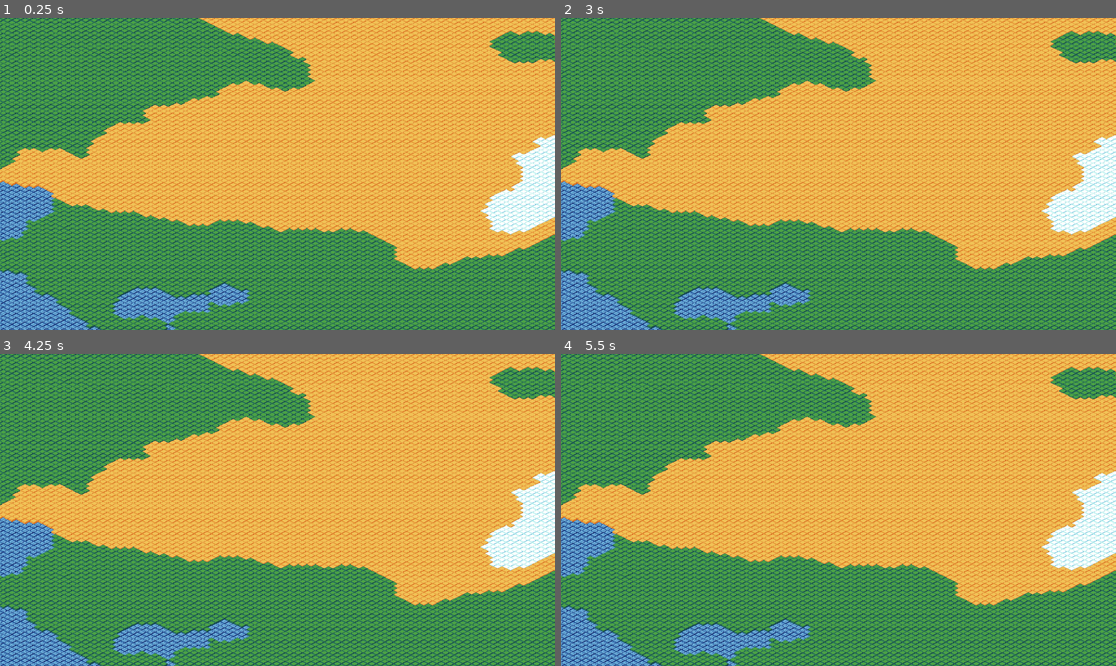
Above: before the commit, frames 1-4 (two rows, left to right).
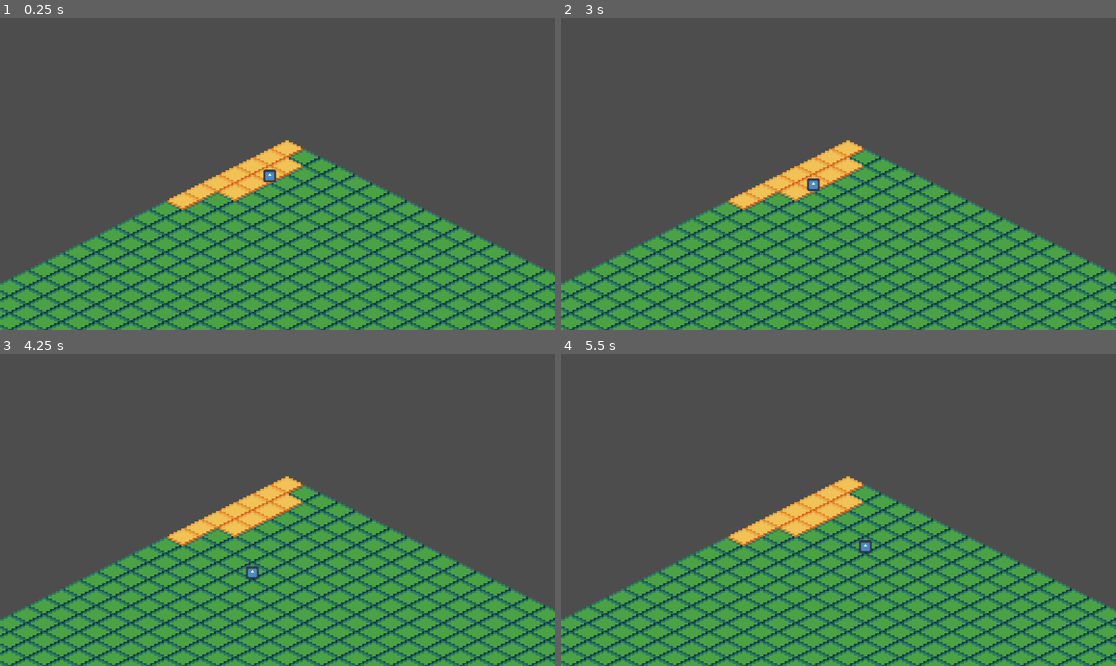
Above: after the commit, the same moments.

Repository: KirchnerT/Click-RPG
Game: Godot game, scene res://test_world.tscn
Two runs of this game, one before a commit and one after it. Both use one fixed random seed, a clock stepped at 60 frames per second and the inputs below. The engine's default icon, where the game draws it, is replaced by a stand-in: a white triangle on a blue panel in a dark square.
Inputs (mouse positions are in pixels of both pictures, inside the frame that each line leads up to):
- Up to frame 1 (0.25 s): no input
- Up to frame 2 (3 s): tap Enter at 0.5, 2 s; move the mouse to (960, 158) at 0.52 s; click (960, 158) at 0.67 s; tap Space at 1.25, 2.75 s; move the mouse to (727, 189) at 1.27 s; click (727, 189) at 1.42 s; move the mouse to (894, 105) at 2.02 s; click (894, 105) at 2.17 s; move the mouse to (810, 236) at 2.77 s; click (810, 236) at 2.92 s
- Up to frame 3 (4.25 s): move the mouse to (444, 556) at 3.52 s; click (444, 556) at 3.67 s
- Up to frame 4 (5.5 s): tap Enter at 4.25 s; move the mouse to (672, 463) at 4.27 s; click (672, 463) at 4.42 s; tap Space at 5 s; move the mouse to (866, 510) at 5.02 s; click (866, 510) at 5.17 s

The runs differ from the first frame. In frame 1, 88% of the frame differs, in the area x 0-100%, y 0-100%; in frame 2, 88%; in frame 3, 88%; in frame 4, 88%.

Commit message:
Added jank Player movement

Diff:
--- a/character.gd
+++ b/character.gd
@@ -1,7 +1,5 @@
+class_name Player
 extends CharacterBody2D
 
-
-
-func _on_movement_component_update_velocity(_velocity: Vector2) -> void:
-	velocity = velocity.move_toward(_velocity, 100)
-	move_and_slide()
+func move_to(target_pos: Vector2) -> void:
+	self.global_position = target_pos
--- a/character.tscn
+++ b/character.tscn
@@ -1,29 +1,17 @@
-[gd_scene load_steps=5 format=3 uid="uid://c6mtgdysg6x7h"]
+[gd_scene load_steps=4 format=3 uid="uid://c6mtgdysg6x7h"]
 
 [ext_resource type="Texture2D" uid="uid://dcgxm2qjqieuo" path="res://icon.svg" id="1_pjt0s"]
 [ext_resource type="Script" uid="uid://dsvmogmy4lka4" path="res://character.gd" id="1_wa5vi"]
-[ext_resource type="Script" uid="uid://cxvq64evtcdcx" path="res://movement_component.gd" id="2_wa5vi"]
 
 [sub_resource type="CircleShape2D" id="CircleShape2D_wfnr8"]
-radius = 74.0068
+radius = 4.12311
 
 [node name="Character" type="CharacterBody2D"]
 script = ExtResource("1_wa5vi")
 
 [node name="Sprite2D" type="Sprite2D" parent="."]
+scale = Vector2(0.05, 0.05)
 texture = ExtResource("1_pjt0s")
 
 [node name="CollisionShape2D" type="CollisionShape2D" parent="."]
 shape = SubResource("CircleShape2D_wfnr8")
-
-[node name="MovementComponent" type="Node2D" parent="."]
-script = ExtResource("2_wa5vi")
-
-[node name="NavigationAgent2D" type="NavigationAgent2D" parent="MovementComponent"]
-avoidance_enabled = true
-radius = 1.0
-max_speed = 1052.38
-debug_enabled = true
-
-[connection signal="update_velocity" from="MovementComponent" to="." method="_on_movement_component_update_velocity"]
-[connection signal="velocity_computed" from="MovementComponent/NavigationAgent2D" to="MovementComponent" method="_on_navigation_agent_2d_velocity_computed"]
--- /dev/null
+++ b/test_world.gd
@@ -0,0 +1,28 @@
+extends Node2D
+
+@onready var character: Player = $Character
+@onready var tile_map_manager: TileMapManager = $TileMapManager
+@onready var movement_line: Line2D = Line2D.new()
+
+var is_moving: bool = false
+
+func _ready() -> void:
+	# Populate tile map with characters and structures
+	character.global_position = tile_map_manager.get_world_pos_from_tile_coords(Vector2(1,2))
+
+func _input(event):
+	if (event is InputEventMouseButton && event.is_pressed() && event.button_index == MOUSE_BUTTON_LEFT) && !is_moving:
+		var mouse_pos: Vector2i = tile_map_manager.get_tile_coords_from_world_pos(get_global_mouse_position())
+		if tile_map_manager.used_cells.has(mouse_pos):
+			var player_pos_in_map: Vector2i = tile_map_manager.get_tile_coords_from_world_pos(character.global_position)
+			tile_map_manager._get_path(player_pos_in_map, mouse_pos)
+			move()
+
+func move():
+	is_moving = true
+
+	for p in tile_map_manager.path:
+		character.move_to(tile_map_manager.get_world_pos_from_tile_coords(p))
+		await get_tree().create_timer(0.1).timeout
+
+	is_moving = false
--- a/test_world.tscn
+++ b/test_world.tscn
@@ -1,8 +1,10 @@
-[gd_scene load_steps=7 format=3 uid="uid://ip63g3h7esvf"]
+[gd_scene load_steps=9 format=3 uid="uid://ip63g3h7esvf"]
 
 [ext_resource type="Script" uid="uid://fknnyln28xqa" path="res://tile_map_manager.gd" id="1_1lwx6"]
+[ext_resource type="Script" uid="uid://y6tqjb57djnd" path="res://test_world.gd" id="1_lf0gk"]
 [ext_resource type="Texture2D" uid="uid://bm6n1h5exu17o" path="res://TiynBlocks_1.1/TinyBlock_innerLine/tinyBlocks_1.1update.png" id="2_dsnr4"]
 [ext_resource type="Texture2D" uid="uid://difp5jhdwa0pm" path="res://TiynBlocks_1.1/TinyBlock_innerLine/tinyBlocks.png" id="3_lf0gk"]
+[ext_resource type="PackedScene" uid="uid://c6mtgdysg6x7h" path="res://character.tscn" id="4_dsnr4"]
 
 [sub_resource type="TileSetAtlasSource" id="TileSetAtlasSource_cnaw2"]
 texture = ExtResource("2_dsnr4")
@@ -53,8 +55,6 @@
 4:2/0/texture_origin = Vector2i(0, -4)
 5:2/0 = 0
 5:2/0/texture_origin = Vector2i(0, -4)
-5:3/0 = 0
-5:3/0/texture_origin = Vector2i(0, -4)
 5:4/0 = 0
 5:4/0/texture_origin = Vector2i(0, -4)
 5:5/0 = 0
@@ -138,8 +138,6 @@
 7:2/0/texture_origin = Vector2i(0, -4)
 8:2/0 = 0
 8:2/0/texture_origin = Vector2i(0, -4)
-9:2/0 = 0
-9:2/0/texture_origin = Vector2i(0, -4)
 0:3/0 = 0
 0:3/0/texture_origin = Vector2i(0, -4)
 1:3/0 = 0
@@ -158,8 +156,6 @@
 7:3/0/texture_origin = Vector2i(0, -4)
 8:3/0 = 0
 8:3/0/texture_origin = Vector2i(0, -4)
-9:3/0 = 0
-9:3/0/texture_origin = Vector2i(0, -4)
 0:4/0 = 0
 0:4/0/texture_origin = Vector2i(0, -4)
 1:4/0 = 0
@@ -212,8 +208,6 @@
 6:6/0/texture_origin = Vector2i(0, -4)
 7:6/0 = 0
 7:6/0/texture_origin = Vector2i(0, -4)
-8:6/0 = 0
-8:6/0/texture_origin = Vector2i(0, -4)
 0:7/0 = 0
 0:7/0/texture_origin = Vector2i(0, -4)
 1:7/0 = 0
@@ -230,8 +224,6 @@
 6:7/0/texture_origin = Vector2i(0, -4)
 7:7/0 = 0
 7:7/0/texture_origin = Vector2i(0, -4)
-8:7/0 = 0
-8:7/0/texture_origin = Vector2i(0, -4)
 0:8/0 = 0
 0:8/0/texture_origin = Vector2i(0, -4)
 1:8/0 = 0
@@ -246,8 +238,6 @@
 5:8/0/texture_origin = Vector2i(0, -4)
 6:8/0 = 0
 6:8/0/texture_origin = Vector2i(0, -4)
-7:8/0 = 0
-7:8/0/texture_origin = Vector2i(0, -4)
 8:8/0 = 0
 8:8/0/texture_origin = Vector2i(0, -4)
 0:9/0 = 0
@@ -264,98 +254,8 @@
 5:9/0/texture_origin = Vector2i(0, -4)
 6:9/0 = 0
 6:9/0/texture_origin = Vector2i(0, -4)
-7:9/0 = 0
-7:9/0/texture_origin = Vector2i(0, -4)
 8:9/0 = 0
 8:9/0/texture_origin = Vector2i(0, -4)
-0:10/0 = 0
-1:10/0 = 0
-2:10/0 = 0
-3:10/0 = 0
-4:10/0 = 0
-5:10/0 = 0
-6:10/0 = 0
-7:10/0 = 0
-8:10/0 = 0
-0:11/0 = 0
-1:11/0 = 0
-2:11/0 = 0
-3:11/0 = 0
-4:11/0 = 0
-5:11/0 = 0
-6:11/0 = 0
-7:11/0 = 0
-8:11/0 = 0
-0:12/0 = 0
-1:12/0 = 0
-2:12/0 = 0
-3:12/0 = 0
-4:12/0 = 0
-5:12/0 = 0
-6:12/0 = 0
-7:12/0 = 0
-0:13/0 = 0
-1:13/0 = 0
-2:13/0 = 0
-3:13/0 = 0
-4:13/0 = 0
-5:13/0 = 0
-6:13/0 = 0
-7:13/0 = 0
-0:14/0 = 0
-1:14/0 = 0
-2:14/0 = 0
-3:14/0 = 0
-4:14/0 = 0
-5:14/0 = 0
-6:14/0 = 0
-7:14/0 = 0
-9:14/0 = 0
-0:15/0 = 0
-1:15/0 = 0
-2:15/0 = 0
-3:15/0 = 0
-4:15/0 = 0
-5:15/0 = 0
-6:15/0 = 0
-7:15/0 = 0
-9:15/0 = 0
-0:16/0 = 0
-1:16/0 = 0
-2:16/0 = 0
-3:16/0 = 0
-4:16/0 = 0
-5:16/0 = 0
-6:16/0 = 0
-8:16/0 = 0
-9:16/0 = 0
-0:17/0 = 0
-1:17/0 = 0
-2:17/0 = 0
-3:17/0 = 0
-4:17/0 = 0
-5:17/0 = 0
-6:17/0 = 0
-8:17/0 = 0
-9:17/0 = 0
-0:18/0 = 0
-1:18/0 = 0
-2:18/0 = 0
-3:18/0 = 0
-4:18/0 = 0
-5:18/0 = 0
-6:18/0 = 0
-8:18/0 = 0
-9:18/0 = 0
-0:19/0 = 0
-1:19/0 = 0
-2:19/0 = 0
-3:19/0 = 0
-4:19/0 = 0
-5:19/0 = 0
-6:19/0 = 0
-8:19/0 = 0
-9:19/0 = 0
 9:7/0 = 0
 9:7/0/texture_origin = Vector2i(0, -4)
 9:8/0 = 0
@@ -374,9 +274,14 @@
 sources/1 = SubResource("TileSetAtlasSource_kt6p6")
 
 [node name="TestWorld" type="Node2D"]
+script = ExtResource("1_lf0gk")
+
+[node name="Camera2D" type="Camera2D" parent="."]
+position = Vector2(169, 137)
+zoom = Vector2(4, 4)
 
 [node name="TileMapManager" type="Node2D" parent="."]
-position = Vector2(538, -472)
+position = Vector2(165, 120)
 script = ExtResource("1_1lwx6")
 biome_tiles = {
 "Forest": Vector2i(0, 1),
@@ -387,3 +292,6 @@
 
 [node name="TerrainLayer" type="TileMapLayer" parent="TileMapManager"]
 tile_set = SubResource("TileSet_uu1iw")
+
+[node name="Character" parent="." instance=ExtResource("4_dsnr4")]
+position = Vector2(113, 130)
--- a/tile_map_manager.gd
+++ b/tile_map_manager.gd
@@ -1,3 +1,4 @@
+class_name TileMapManager
 extends Node2D
 
 const CHUNK_SIZE = 32
@@ -8,6 +9,12 @@
 const NOISE_SCALE = 0.01
 
 @onready var terrain_layer: TileMapLayer = $TerrainLayer
+
+
+@onready var astar = AStar2D.new()
+@onready var used_cells: Array[Vector2i]
+var path: PackedVector2Array
+
 
 @export var biome_tiles: Dictionary
 
@@ -29,6 +36,36 @@
 	_initialize_noise()
 	_generate_all_chunks()
 	_render_chunks()
+
+	# AStar Stuff
+	used_cells = terrain_layer.get_used_cells()
+	_add_points()
+	_connect_points()
+
+func _add_points():
+	for cell in used_cells:
+		astar.add_point(id(cell), cell, 1.0)
+
+func _connect_points():
+	for cell: Vector2i in used_cells:
+		# RIGHT, LEFT, DOWN, UP
+		var neighbors = [Vector2i(1,0), Vector2i(-1,0), Vector2i(0,1), Vector2i(0,-1)]
+		for neighbor: Vector2i in neighbors:
+			var next_cell = cell + neighbor
+			if used_cells.has(next_cell):
+				astar.connect_points(id(cell), id(next_cell), false)
+
+func _get_path(start: Vector2i, end: Vector2i) -> PackedVector2Array:
+	path = astar.get_point_path(id(start), id(end))
+	path.remove_at(0)
+	return path
+
+# Cantor pairing function
+func id(point):
+	var a = point.x
+	var b = point.y
+	# Formula that will NEVER have duplicate ids
+	return (a + b) * (a + b + 1) / 2 + b
 
 func _initialize_noise():
 	height_noise = FastNoiseLite.new()
@@ -90,3 +127,11 @@
 
 			var tile_id: Vector2i = biome_to_tile_id(tile.biome)
 			terrain_layer.set_cell(world_pos, 1, tile_id)
+
+func get_world_pos_from_tile_coords(tile_pos: Vector2) -> Vector2:
+	var tile_center_pos = terrain_layer.map_to_local(tile_pos)
+	return self.to_global(tile_center_pos)
+
+func get_tile_coords_from_world_pos(world_pos: Vector2) -> Vector2i:
+	var tile_coords: Vector2i = terrain_layer.local_to_map(self.to_local(world_pos))
+	return tile_coords
Not shown, added: test_world.gd.uid
